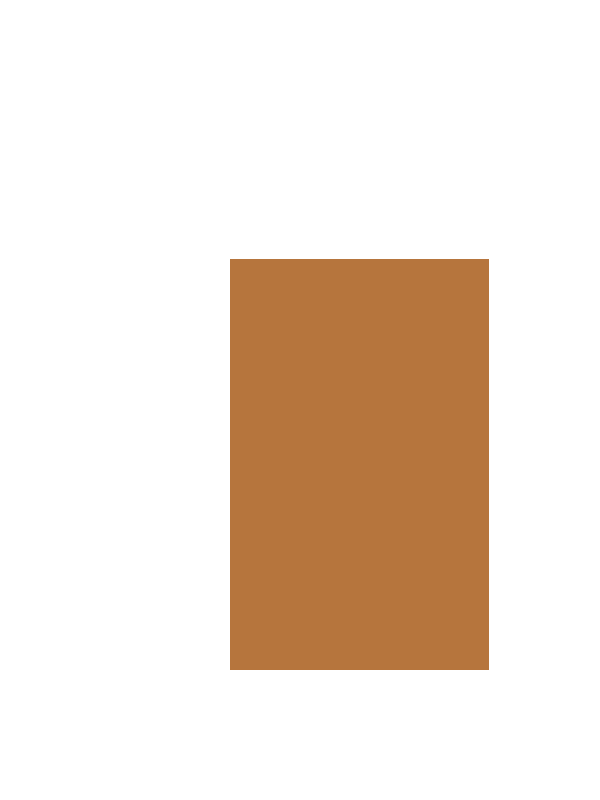
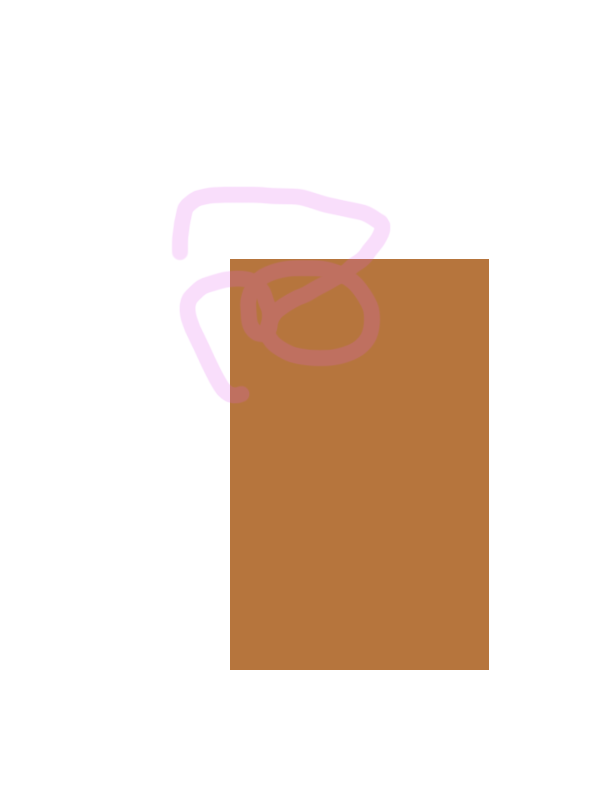
Layered file, before and after one edit (w=600, h=800). Changes by layer:
added layer "レイヤー 3" above "レイヤー 2" over (171, 186, 391, 404)
